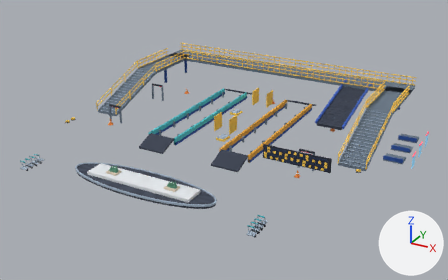
The glTF model assets/models/baggage_below/sorter.glb: old version first, new version second.
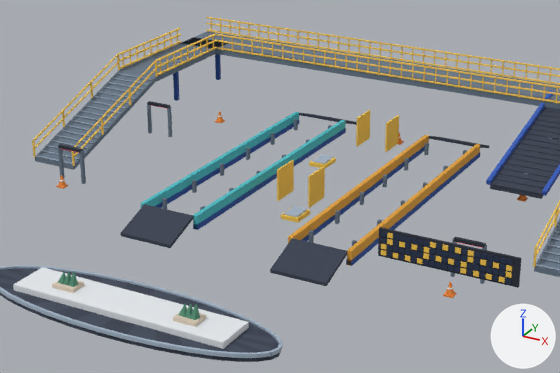
Each version appears first whole from a 50 mm lens placed at (32.3, -60.1, 28.3), pointed at (1.0, -3.2, -0.1), and next in a close-up on the part from 18% to 78% of the width and 12% to 77% of the height. The axes (+X, +Y, +Z) are drawn at lower right. The lights are the same throughout. The older version's two pictures come first. Vertices at exactly the same position are counted once.

Names of what the first close-up shows: 'sorter'.
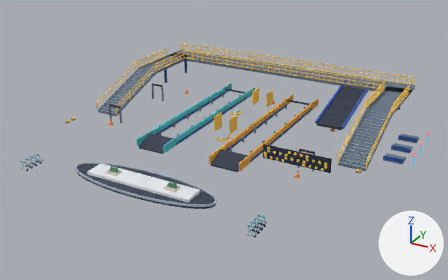
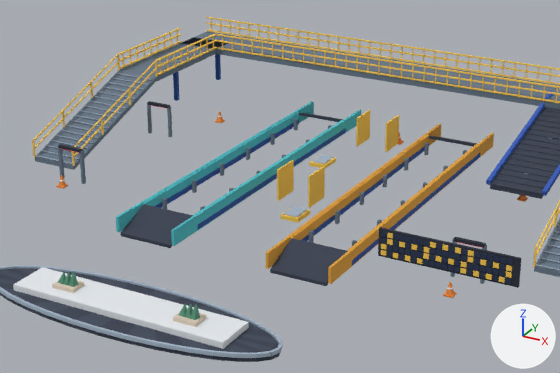
Pixel boxes (x1, y1, x2, y2) of what changed, in the close-ups (560 x 373 px):
part 1 of me_sorter, added
    after: (116, 101, 314, 232)
part 2 of me_sorter, added
    after: (171, 110, 361, 246)
part 3 of me_sorter, added
    after: (266, 124, 441, 269)
part 4 of me_sorter, added
    after: (328, 133, 494, 284)

The change, as a diff of the scene's bpy script:
```diff
--- a/assets/models/baggage_below/sorter.glb.py
+++ b/assets/models/baggage_below/sorter.glb.py
@@ me_sorter @@
 # used by ob_sorter; location = (0.0, 0.0, 0.0)
-me_sorter.from_pydata(...)  # 5076 vertices, 8044 faces; spans x -18.3..21.8, y -20.3..16.8, z -0.3..4.4
+me_sorter.from_pydata(...)  # 5140 vertices, 8188 faces; spans x -18.3..21.8, y -20.3..16.8, z -0.3..4.4
+# me_sorter part 1: a new loose piece of 16 vertices spanning x -6.4..-6.3, y -9.7..12.3, z 0.0..0.9, in mat_turquoise (cyan #4abdc5)
+# me_sorter part 2: a new loose piece of 16 vertices spanning x -2.9..-2.8, y -9.7..12.3, z 0.0..0.9, in mat_turquoise (cyan #4abdc5)
+# me_sorter part 3: a new loose piece of 16 vertices spanning x 2.8..2.9, y -9.7..12.3, z 0.0..0.9, in mat_amber (orange #e3a337)
+# me_sorter part 4: a new loose piece of 16 vertices spanning x 6.3..6.4, y -9.7..12.3, z 0.0..0.9, in mat_amber (orange #e3a337)
 me_sorter.materials.append(mat_steel)
```
